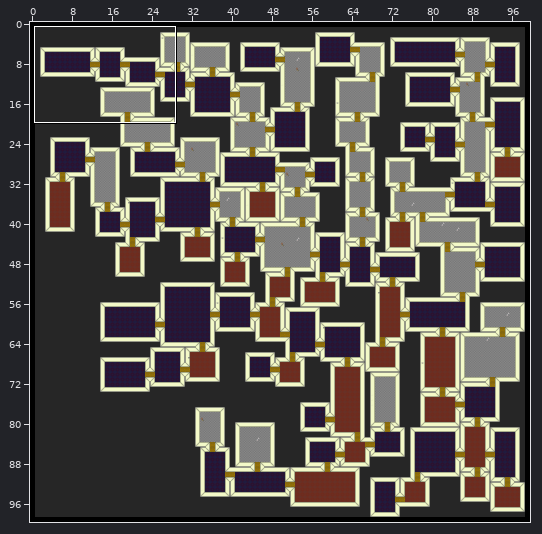
An edit to a level. Tiled map, desktop/Maps/test.tmx. The first picture is a wide view before the edit; the outline marks the close-up.
Close-up. First the earlier version:
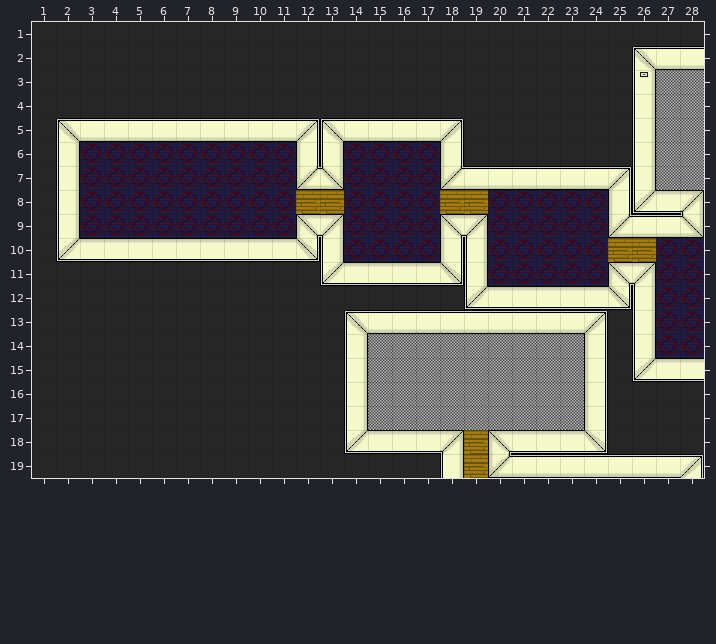
Cells are 32x32 px. Shown: x 1..28, y 1..19. The commit also changed other parts of the map, which this record leaves out.
And afterwards:
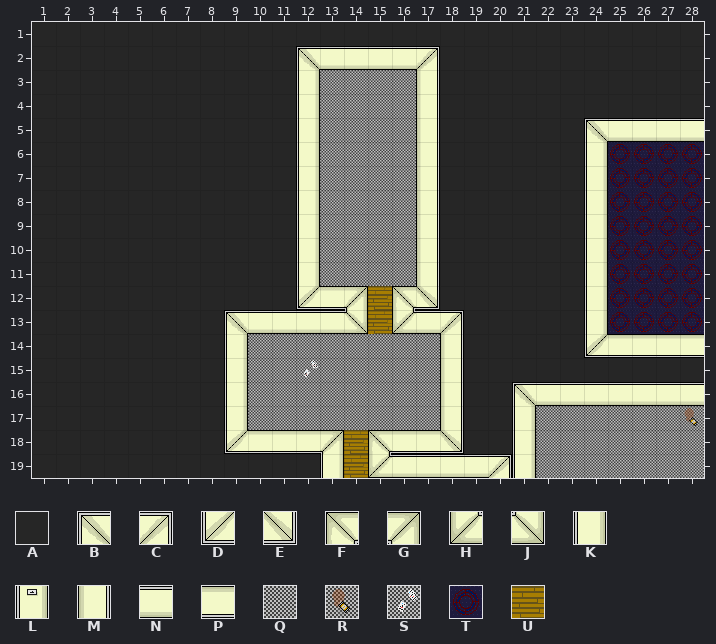
Key: from "Office01": A 0, B 2, C 3, D 4, E 5, F 6, G 7, H 8, J 9, K 10, L 13, M 20, N 30, P 40, Q 50, R 52, S 54, T 60, U 99.
_ is an empty cell.
Tiles replaced or removed in this view: A, B, C, D, E, F, G, H, J, K, L, M, N, P, Q, T, U.
Diff:
Changed rows in their new state; . is an unchanged cell.
Layer "tileLayer":
first column x 2:
 2 ..........BNNNNC........AAA
 3 ..........KQQQQM........AAA
 4 ..........KQQQQM........AAA
 5 AAAAAAAAAAKQQQQMA.....BNNNN
 6 AAAAAAAAAAKQQQQMA.....KTTTT
 7 AAAAAAAAAAKQQQQMAAAAAAKTTTT
 8 AAAAAAAAAAKQQQQMAAAAAAKTTTT
 9 AAAAAAAAAAKQQQQMAAAAAAKTTTT
10 AAAAAAAAAAKQQQQMAAAAAAKTT..
11 ..........KQQQQMAAAAAAKTT..
12 ..........DPGUFE.AAAAAKTT..
13 .......BNNNNJUH.CAAAAAKTT..
14 .......KQQQQQ...MAAAAADPPPP
15 .......KQQSQQ...MAAAAAA.AAA
16 .......KQQQQQ...MAABNNNNNNN
17 .......KQQQQQ...MAAK..QQQQR
18 .......DPPPGUF..EAAKQQQQQQQ
19 ...........KUHNNNNCKQQQQQQQ
Pixel boxes of the changes (left, top, right, bottom) in both close-ups:
changed: (56, 46, 704, 478)
